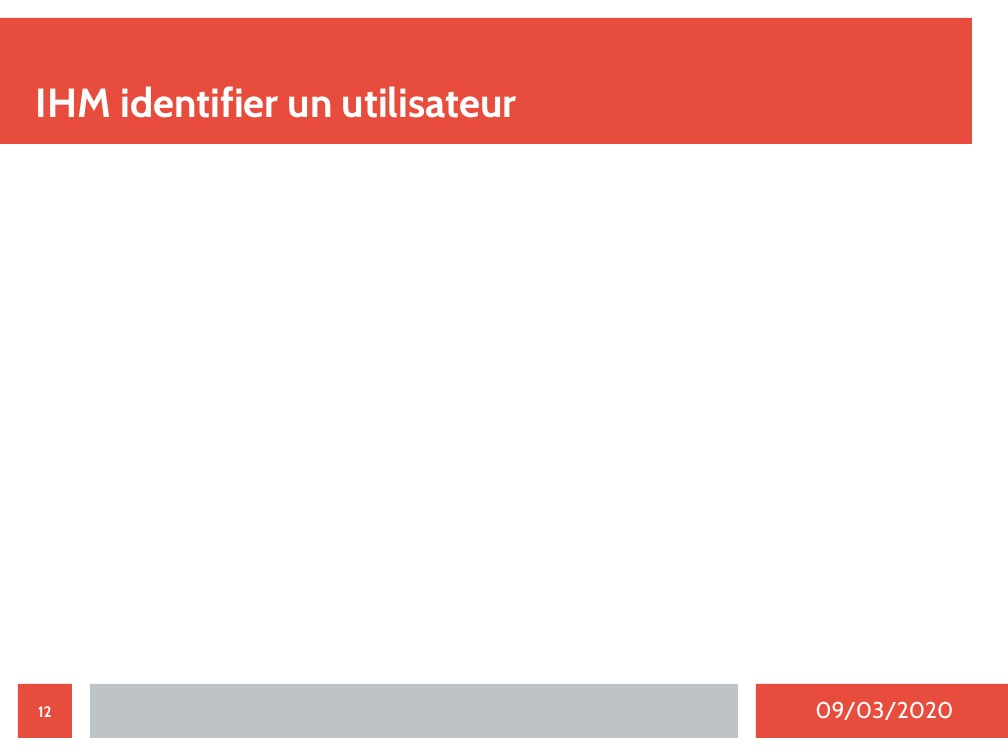
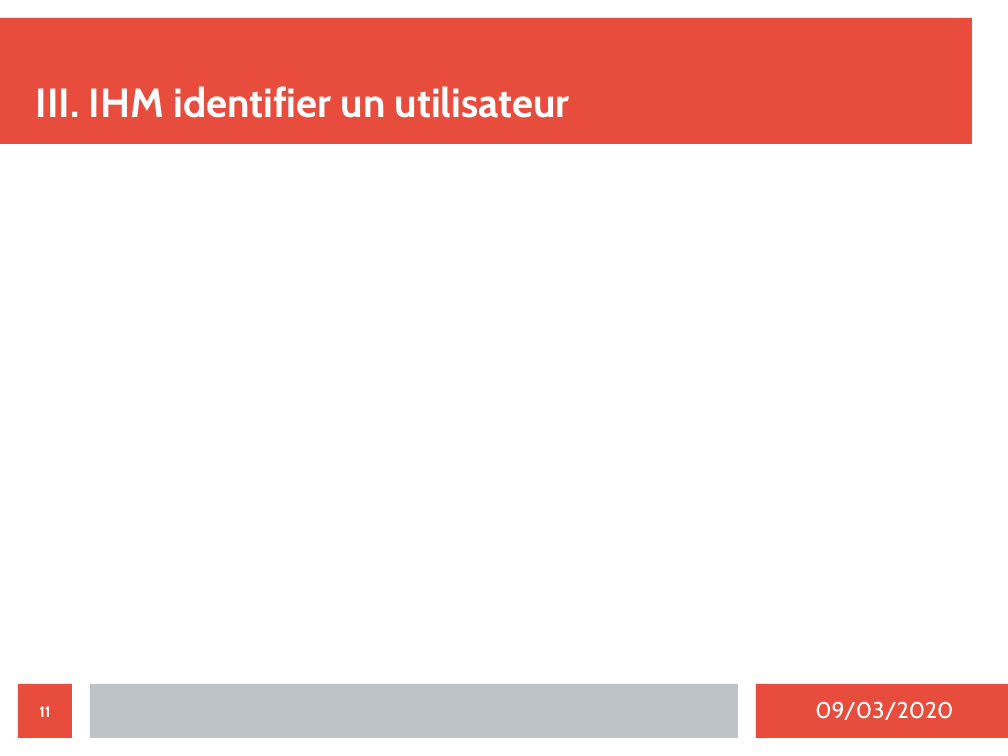
Before and after one commit to MezeretteBrice/Projet_Ronde, a slide deck: slide 11 of SOUTENANCE/Revue2/Revue2_CHEVREL.odp (slide 12 before the commit). Drawn at 1008x756 pixels with LibreOffice and Linux fonts; fonts in the diff are those of the drawing. Boxes give left, top, right and bottom in pixels: in the first picture for what was removed or moved away, otherwise in the second. Text is boxed around its words. In the diff, an @@ line names an element or a change of style, - is before the commit and + after.

```diff
--- a/SOUTENANCE/Revue2/Revue2_CHEVREL.odp
+++ b/SOUTENANCE/Revue2/Revue2_CHEVREL.odp
@@ title at bbox=[36, 86, 570, 118]: text changed @@
-IHM identifier un utilisateur
+III. IHM identifier un utilisateur
@@ page number at bbox=[39, 706, 50, 717]: text changed @@
-12
+11
```
Also in this commit, not shown: 8 other slides changed.
